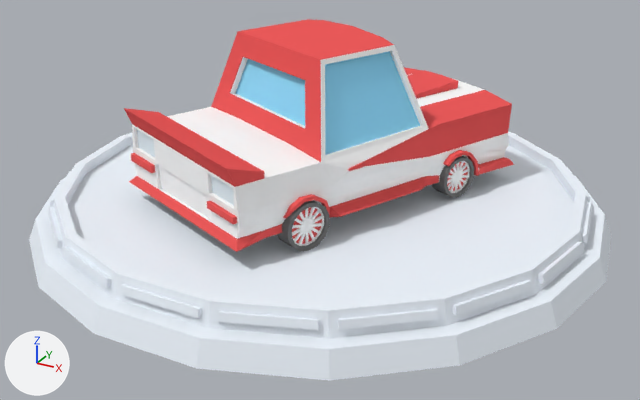
The Blender file priv/static/models/low_poly/Low-Poly-Racing-Car.blend: old version first, new version second.
Before and after are seen from a 50 mm camera at (2.69, -4.93, 2.63) aimed at (0.04, -0.12, 0.23). The axes (+X, +Y, +Z) are drawn at lower left. The lights are the same throughout.

In view in the first picture: 'backlight', 'body', 'platform', 'wheel.1', 'wheel1.1'.
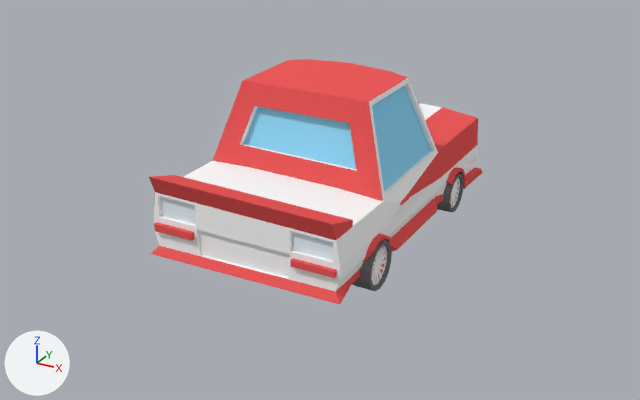
Commit message: Remove platform and turn car model to face in right direction

ob_car is not drawn itself; it is the parent of ob_wheel1_1, ob_wheel_1, ob_lights, ob_body, ob_front_fender, ob_rear_fender, ob_lattice_1.

Boxes [x1, y1, x2, y2] around the edits, measured in the pictures (640 x 400 px):
```json
{"object": "platform", "change": "deleted", "before": [29, 132, 611, 381]}
{"object": "body", "change": "moved, turned", "before": [124, 19, 514, 252], "after": [149, 59, 483, 305]}
{"object": "wheel.1", "change": "moved, turned", "before": [277, 201, 329, 251], "after": [353, 240, 392, 291]}
{"object": "backlight", "change": "moved, turned", "before": [137, 130, 234, 206], "after": [160, 196, 333, 260]}
{"object": "wheel1.1", "change": "moved, turned", "before": [432, 156, 474, 197], "after": [437, 173, 464, 212]}
{"object": "rear_fender", "change": "moved, turned", "before": [283, 194, 330, 218], "after": [363, 234, 391, 262]}
{"object": "front_fender", "change": "moved, turned", "before": [443, 150, 479, 176], "after": [446, 168, 466, 189]}
```

Scene script edits in JSON lines:
```json
{"op": "set", "path": "ob_car.location", "old": "(0.099, 0.198, 0.563)", "new": "(0.099, 0.198, 0.316)"}
{"op": "set", "path": "ob_car.rotation_euler", "old": "(1.557, -0.006, 2.727)", "new": "(1.557, -0.006, 3.139)", "note": "degrees (89, -0.3, 156) -> degrees (89, -0.3, 180)"}
{"op": "remove", "block": "ob_platform", "code": ["ob_platform = bpy.data.objects.new('platform', me_id19)", "ob_platform.location = (-0.043, 0.05, 0.18)", "ob_platform.rotation_euler = (1.571, 0.0, 0.0)  # degrees (90, 0, 0)", "ob_platform.scale = (0.01, 0.01, 0.01)"]}
```
